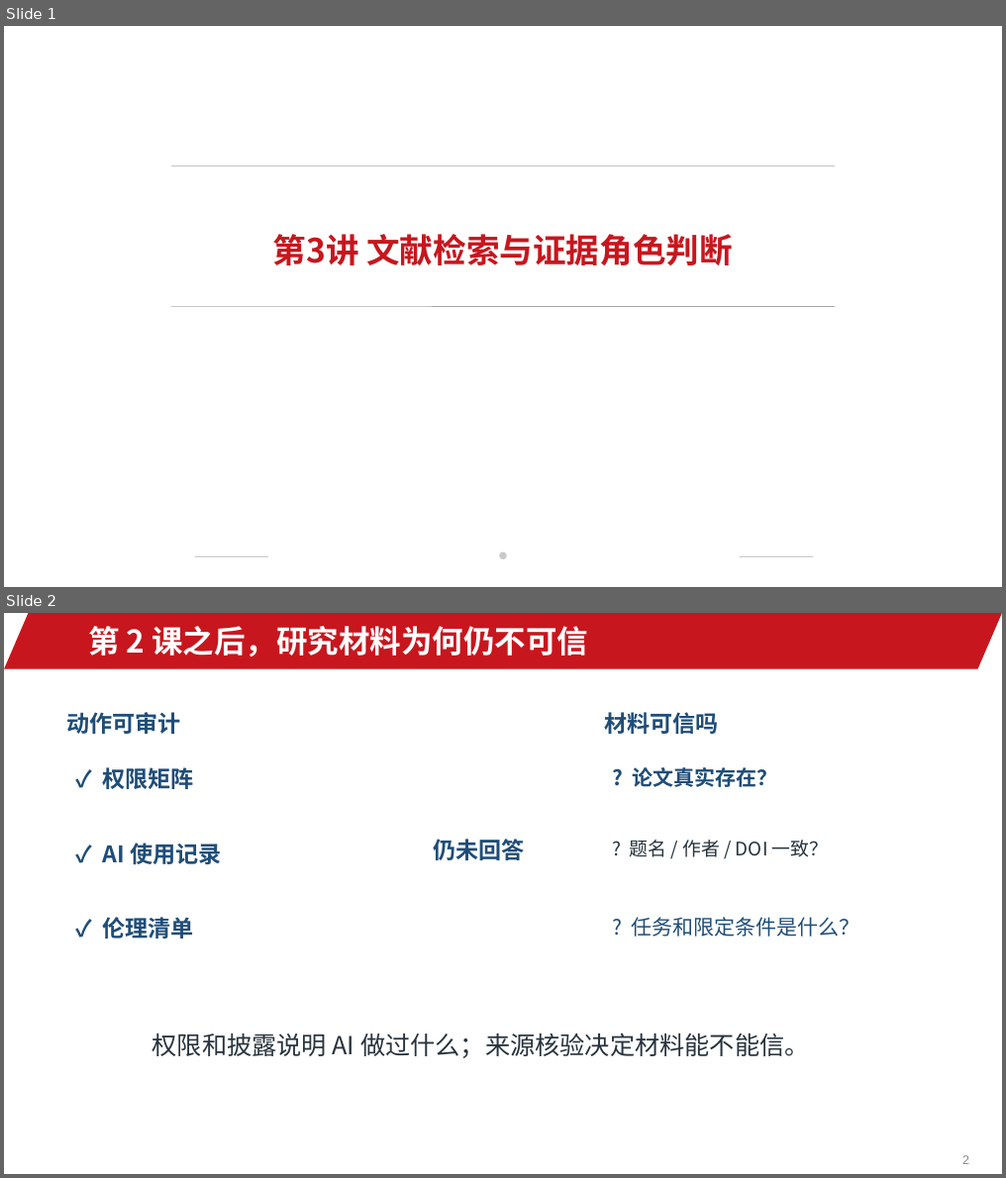
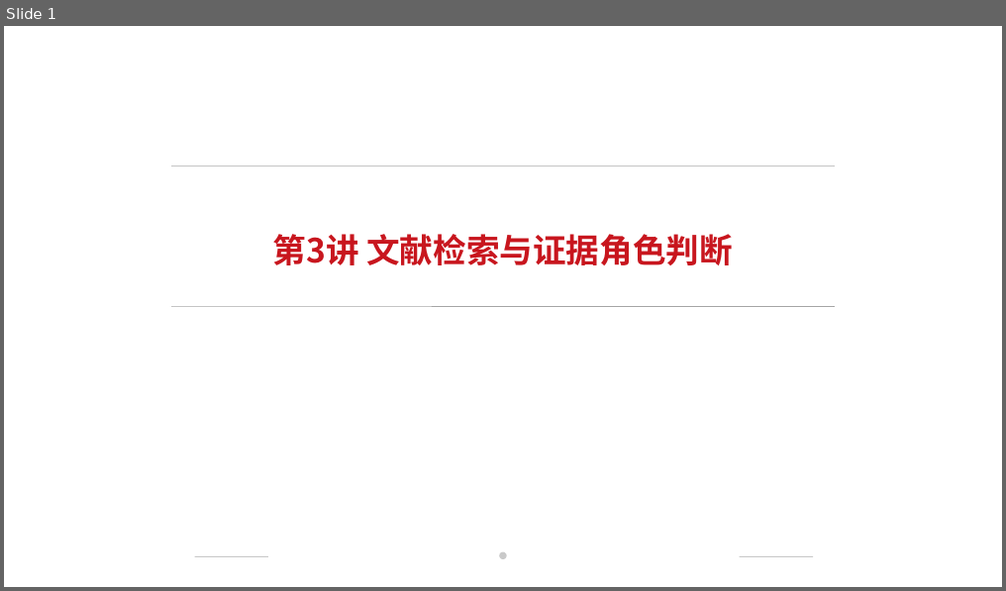
Before and after one commit to jinyh/ai4research, a slide deck: lessons/lesson-03/slides.pptx. Shown one above the other, each under a label of ours: slides 1 and 2 before the commit, slide 1 after it. The pictures are 1006x1178 and 1006x591 pixels, drawn with LibreOffice and Linux fonts; fonts in the diff are those of the drawing; background and template pictures are left out. Boxes give left, top, right and bottom in pixels: in the first picture for what was removed or moved away, otherwise in the second. Text is boxed around its words. In the diff, an @@ line names an element or a change of style, - is before the commit and + after.

```diff
--- a/lessons/lesson-03/slides.pptx
+++ b/lessons/lesson-03/slides.pptx
@@ slide 2 removed at [4, 613, 1002, 1174], background #FFFFFF @@
@@ parallelogram removed at [4, 613, 1002, 669] @@
@@ text removed at [88, 626, 588, 657] @@
-第 2 课之后，研究材料为何仍不可信
@@ text removed at [66, 712, 180, 734] @@
-动作可审计
@@ text removed at [604, 712, 718, 734] @@
-材料可信吗
@@ text removed at [103, 767, 194, 789] @@
-✓ 权限矩阵
@@ text removed at [633, 767, 778, 787] @@
-? 论文真实存在？
@@ text removed at [103, 843, 221, 864] @@
-✓ AI 使用记录
@@ text removed at [433, 839, 524, 861] @@
-仍未回答
@@ text removed at [630, 840, 829, 858] @@
-? 题名 / 作者 / DOI 一致？
@@ text removed at [103, 917, 194, 939] @@
-✓ 伦理清单
@@ text removed at [632, 917, 860, 937] @@
-? 任务和限定条件是什么？
@@ text removed at [152, 1033, 810, 1059] @@
-权限和披露说明 AI 做过什么；来源核验决定材料能不能信。
@@ page number removed at [962, 1156, 969, 1164] @@
-2
```
Also in this commit, not shown: 31 slides added, 19 other slides removed, 29 other files.
